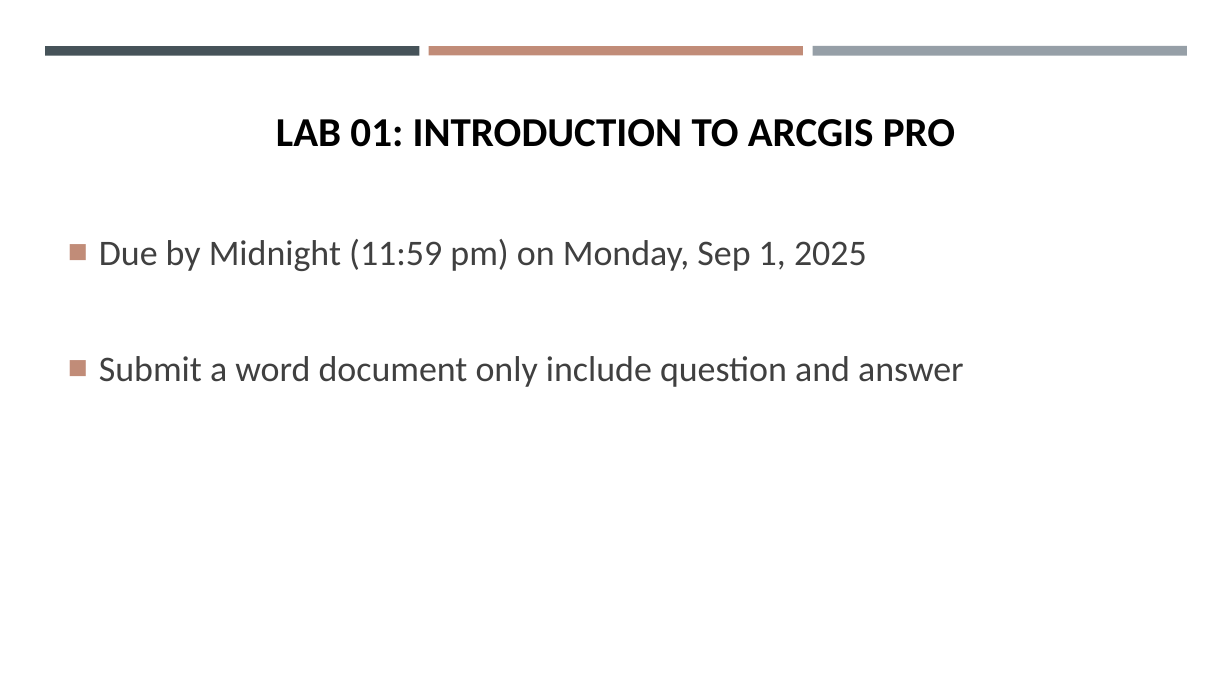
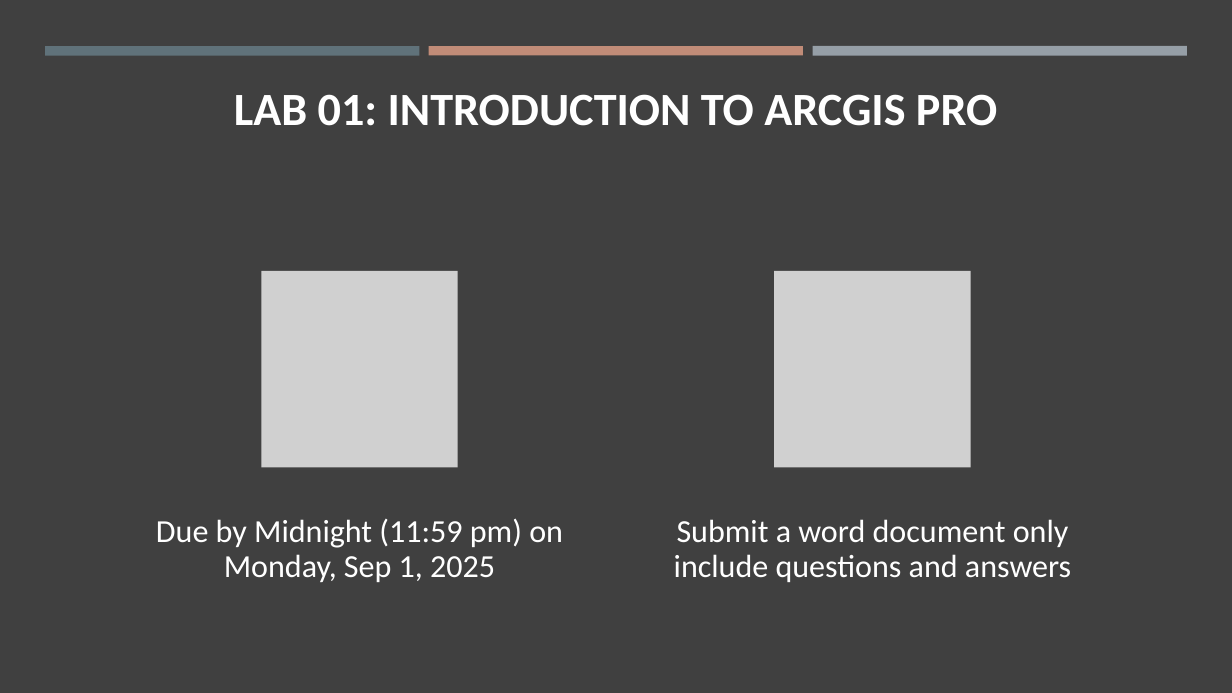
Before and after one commit to gisynw/Field_Techniques, a slide deck: slide 28 of docs/Lectures/Week02/Week02_Intro_To_Field_Technologies.pptx (slide 25 before the commit). Drawn at 1232x693 pixels with LibreOffice and Linux fonts; fonts in the diff are those of the drawing; grey boxes stand for pictures. Boxes give left, top, right and bottom in pixels: in the first picture for what was removed or moved away, otherwise in the second. Text is boxed around its words. In the diff, an @@ line names an element or a change of style, - is before the commit and + after.

```diff
--- a/docs/Lectures/Week02/Week02_Intro_To_Field_Technologies.pptx
+++ b/docs/Lectures/Week02/Week02_Intro_To_Field_Technologies.pptx
@@ background #FFFFFF to #000000 @@
@@ rectangle added at (x1=0, y1=0, x2=1232, y2=693), fill #404040 @@
@@ rectangle removed at (x1=45, y1=46, x2=420, y2=55) @@
@@ rectangle added at (x1=45, y1=46, x2=420, y2=55), fill #60727A @@
@@ rectangle removed at (x1=429, y1=46, x2=803, y2=55) @@
@@ rectangle added at (x1=429, y1=46, x2=803, y2=55), fill #C18C78 @@
@@ rectangle removed at (x1=812, y1=46, x2=1187, y2=56) @@
@@ rectangle added at (x1=812, y1=46, x2=1187, y2=56), fill #969FA7 @@
@@ title "LAB 01: INTRODUCTION TO ARCGIS ..." moved from (x1=276, y1=119, x2=955, y2=147) to (x1=234, y1=94, x2=997, y2=126) @@
@@ title "LAB 01: INTRODUCTION TO ARCGIS ..." at (x1=234, y1=94, x2=997, y2=126): size 32 to 36 pt, text colour #000000 to #FFFFFF; line spacing 1.07 to 1 @@
@@ text removed at (x1=99, y1=239, x2=964, y2=387) @@
-■ Due by Midnight (11:59 pm) on Monday, Sep 1, 2025
-■ Submit a word document only include question and answer
@@ group added at (x1=156, y1=271, x2=1071, y2=582): 2 pictures, 2 texts @@
+Due by Midnight (11:59 pm) on Monday, Sep 1, 2025
+Submit a word document only include questions and answers
```
Also in this commit, not shown: 5 slides added, 2 slides removed, 8 other files.
